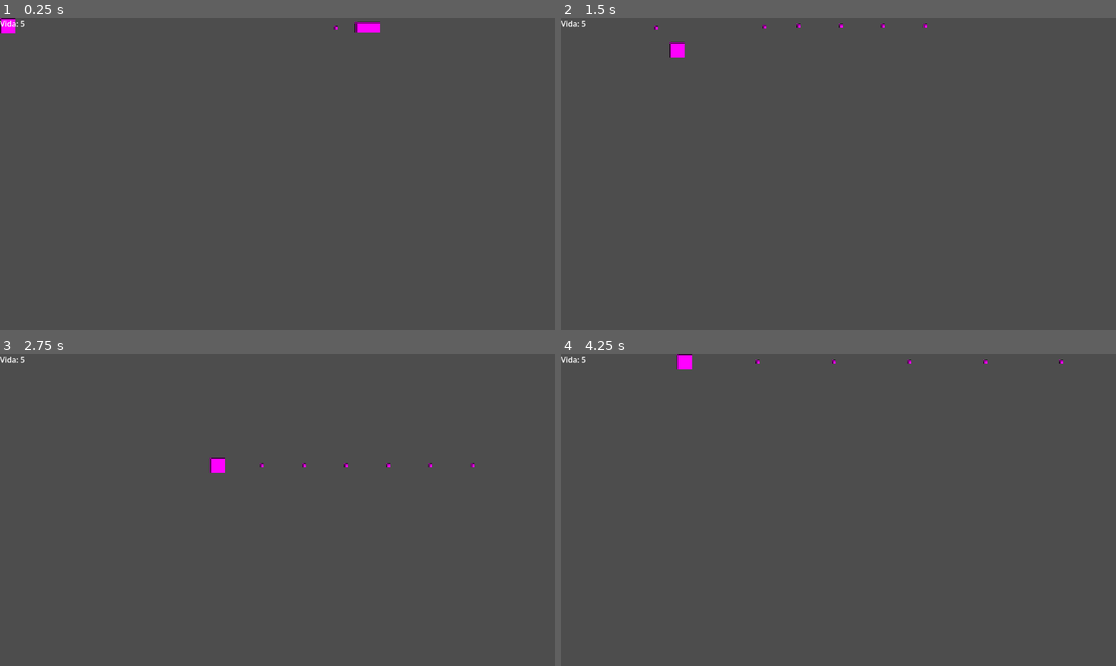
Above: before the commit, frames 1-4 (two rows, left to right).
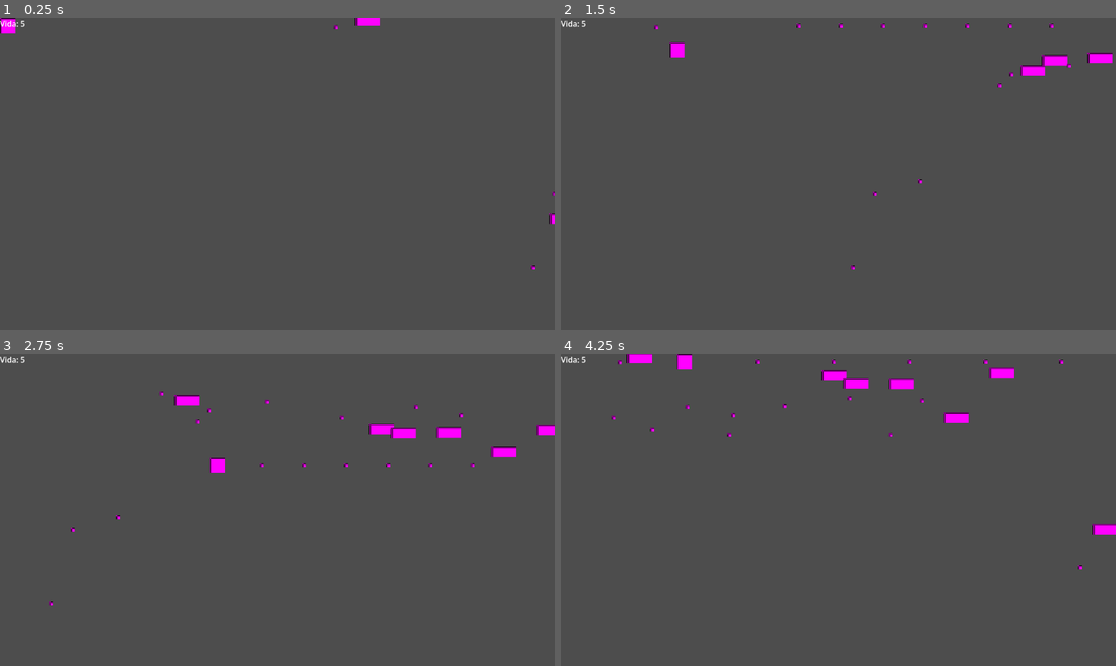
Above: after the commit, the same moments.

Repository: wfeboSKL/tales-for-the-asleep
Game: Godot game, scene res://scenes/demolevel/level.tscn
The game is run twice, just before and just after one commit, with the same random seed, the same clock (stepped at 60 frames per second) and the same inputs. Before the commit the project starts from res://scenes/level.tscn.
Inputs:
- Up to frame 1 (0.25 s): no input
- Up to frame 2 (1.5 s): tap Enter at 0.5 s; hold D (move_right) 0.53-1.28 s; hold K (shoot) 0.53-1.28 s; hold S (move_down) from 1.28 s (still down); tap Shift (focus) at 1.35 s
- Up to frame 3 (2.75 s): tap K (shoot) at 1.55 s; release S (move_down) at 2.03 s; hold D (move_right) from 2.03 s (still down); hold K (shoot) from 2.03 s (still down)
- Up to frame 4 (4.25 s): release D (move_right) at 2.78 s; release K (shoot) at 2.78 s; hold W (move_up) 2.78-3.53 s; tap Enter at 2.85 s; tap K (shoot) at 3.05 s; hold A (move_left) from 3.53 s (still down); hold K (shoot) from 3.53 s (still down)

The runs differ from the first frame. In frame 1, 0.2% of the frame differs, in the area x 60-100%, y 0-81%; in frame 2, 0.6%; in frame 3, 1.0%; in frame 4, 1.2%, in the area x 9-100%, y 0-70%.

Commit message:
Spawner de enemigos con variedad aleatoria

Diff:
--- a/scenes/bullets/bullet.gd
+++ b/scenes/bullets/bullet.gd
@@ -15,6 +15,7 @@
 #Función que indica cuando la bala entra en un objeto
 #Body se refiere a dicho objeto que este toca
 func _on_body_entered(body):
+	print("Cuerpo detectado: ", body.name, " Grupos: ", body.get_groups())
 	#Si el cuerpo que toca está en el grupo "Enemy"
 	if body.is_in_group("Enemy"):
 		#Tomará 1 de daño
--- /dev/null
+++ b/scenes/demolevel/enemy_spawner.gd
@@ -0,0 +1,23 @@
+#--VARIABLES DEL SPAWNER DE ENEMIGOS--
+#Se extiende al nodo
+extends Node
+#Se precarga los enemigos
+const ENEMY = preload("res://scenes/enemies/enemy.tscn")
+#Variable que funciona como cooldown
+var spawn_timer = 0.0
+#Le dice al timer a qué número tendrá que reiniciarse una vez llegue a 0
+var spawn_interval = 2.0
+
+func _process(delta: float) -> void:
+	spawn_timer -= delta
+	if spawn_timer <= 0:
+		spawn_enemy()
+		spawn_timer = spawn_interval
+
+func spawn_enemy():
+	var count = randi_range(1, 4)
+	for i in count:
+		var enemy = ENEMY.instantiate()
+		enemy.position.x = get_tree().root.size.x + randf_range(0, 50) + (i * 80)
+		enemy.position.y = randf_range(70, get_tree().root.size.y - 70)
+		get_parent().add_child(enemy)
--- /dev/null
+++ b/scenes/demolevel/level.tscn
@@ -0,0 +1,26 @@
+[gd_scene format=3 uid="uid://xeqaplemmgjl"]
+
+[ext_resource type="PackedScene" uid="uid://ktbnnh8fwh58" path="res://scenes/player/player.tscn" id="1_kcedh"]
+[ext_resource type="PackedScene" uid="uid://biqtee13nxlpm" path="res://scenes/enemies/enemy.tscn" id="2_g3hpl"]
+[ext_resource type="Script" uid="uid://bcbddn7bdv641" path="res://scenes/demolevel/enemy_spawner.gd" id="3_d2nb1"]
+
+[node name="Level" type="Node2D" unique_id=353482801]
+
+[node name="Player" parent="." unique_id=480144190 instance=ExtResource("1_kcedh")]
+collision_mask = 8
+
+[node name="Enemy" parent="." unique_id=2113979197 groups=["Enemy"] instance=ExtResource("2_g3hpl")]
+position = Vector2(800, 20)
+collision_layer = 2
+collision_mask = 4
+up_direction = Vector2(1, -1.2500001e-06)
+
+[node name="HUD" type="CanvasLayer" parent="." unique_id=88502834]
+
+[node name="HealthLabel" type="Label" parent="HUD" unique_id=269660322]
+offset_right = 40.0
+offset_bottom = 23.0
+text = "Vida: 5"
+
+[node name="EnemySpawner" type="Node" parent="." unique_id=684252353]
+script = ExtResource("3_d2nb1")
--- a/scenes/enemies/enemy.gd
+++ b/scenes/enemies/enemy.gd
@@ -13,14 +13,17 @@
 const ENEMY_BULLET = preload("res://scenes/bullets/enemy_bullet.tscn")
 #Se establece el cooldown del parpadeo del sprite
 var damageindicator_cooldown = 0.0
+#Cambios en la dirección del enemigo, un número entre aleatorio -30 y 30
+var y_offset = randf_range(-90, 90)
 
 #--MOVIMIENTO DEL ENEMIGO--
 #Función que calcula los procesos físicos cada frame
 func _physics_process(delta: float) -> void:
 	#Velocidad del enemigo será hacia la izquierda
 	velocity.x = -SPEED
+	#Si jugador existe, moverse fluidamente hacia (actual, objetivo, velocidad)
 	if player:
-		velocity.y = move_toward(velocity.y, (player.position.y - position.y), SPEED)
+		velocity.y = move_toward(velocity.y, (player.position.y + y_offset - position.y), SPEED)
 	#Se hace el cálculo final del movimiento
 	move_and_slide()
 
@@ -37,8 +40,8 @@
 		enemy_bullet.position = position
 		#Se crea la bala como un nodo hijo del enemigo
 		get_parent().add_child(enemy_bullet)
-		#Se reestablece el cooldown a 0.9
-		shoot_cooldown = 0.9
+		#Se reestablece el cooldown aleatoriamente entre 0.9 y 1.7
+		shoot_cooldown = randf_range(0.9,1.7)
 
 	#Si el cooldown es mayor a 0, parpadea cada 0.05 segundos
 	if damageindicator_cooldown > 0:
@@ -61,4 +64,7 @@
 		queue_free()
 #Obtener el primer nodo del grupo "player" para seguirlo
 func _ready():
+	add_to_group("Enemy")
 	player = get_tree().get_first_node_in_group("Player")
+	collision_layer = 2
+	collision_mask = 1
--- a/scenes/level.tscn
+++ /dev/null
@@ -1,22 +0,0 @@
-[gd_scene format=3 uid="uid://xeqaplemmgjl"]
-
-[ext_resource type="PackedScene" uid="uid://ktbnnh8fwh58" path="res://scenes/player/player.tscn" id="1_2q6dc"]
-[ext_resource type="PackedScene" uid="uid://biqtee13nxlpm" path="res://scenes/enemies/enemy.tscn" id="2_w7c3h"]
-
-[node name="Level" type="Node2D" unique_id=353482801]
-
-[node name="Player" parent="." unique_id=480144190 instance=ExtResource("1_2q6dc")]
-collision_mask = 8
-
-[node name="Enemy" parent="." unique_id=2113979197 groups=["Enemy"] instance=ExtResource("2_w7c3h")]
-position = Vector2(800, 20)
-collision_layer = 2
-collision_mask = 4
-up_direction = Vector2(1, -1.2500001e-06)
-
-[node name="HUD" type="CanvasLayer" parent="." unique_id=88502834]
-
-[node name="HealthLabel" type="Label" parent="HUD" unique_id=269660322]
-offset_right = 40.0
-offset_bottom = 23.0
-text = "Vida: 5"
Not shown, added: scenes/demolevel/enemy_spawner.gd.uid
